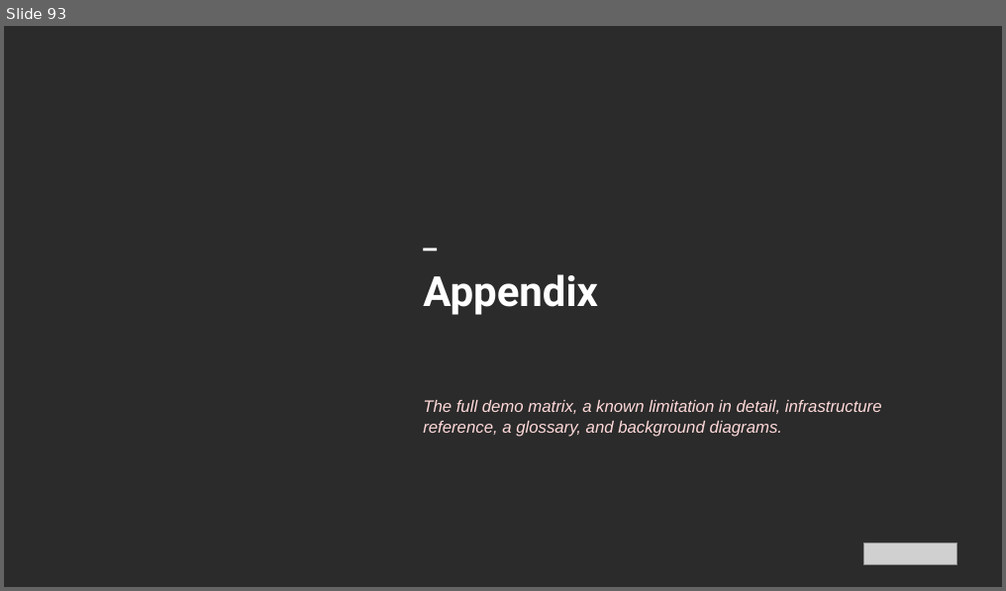
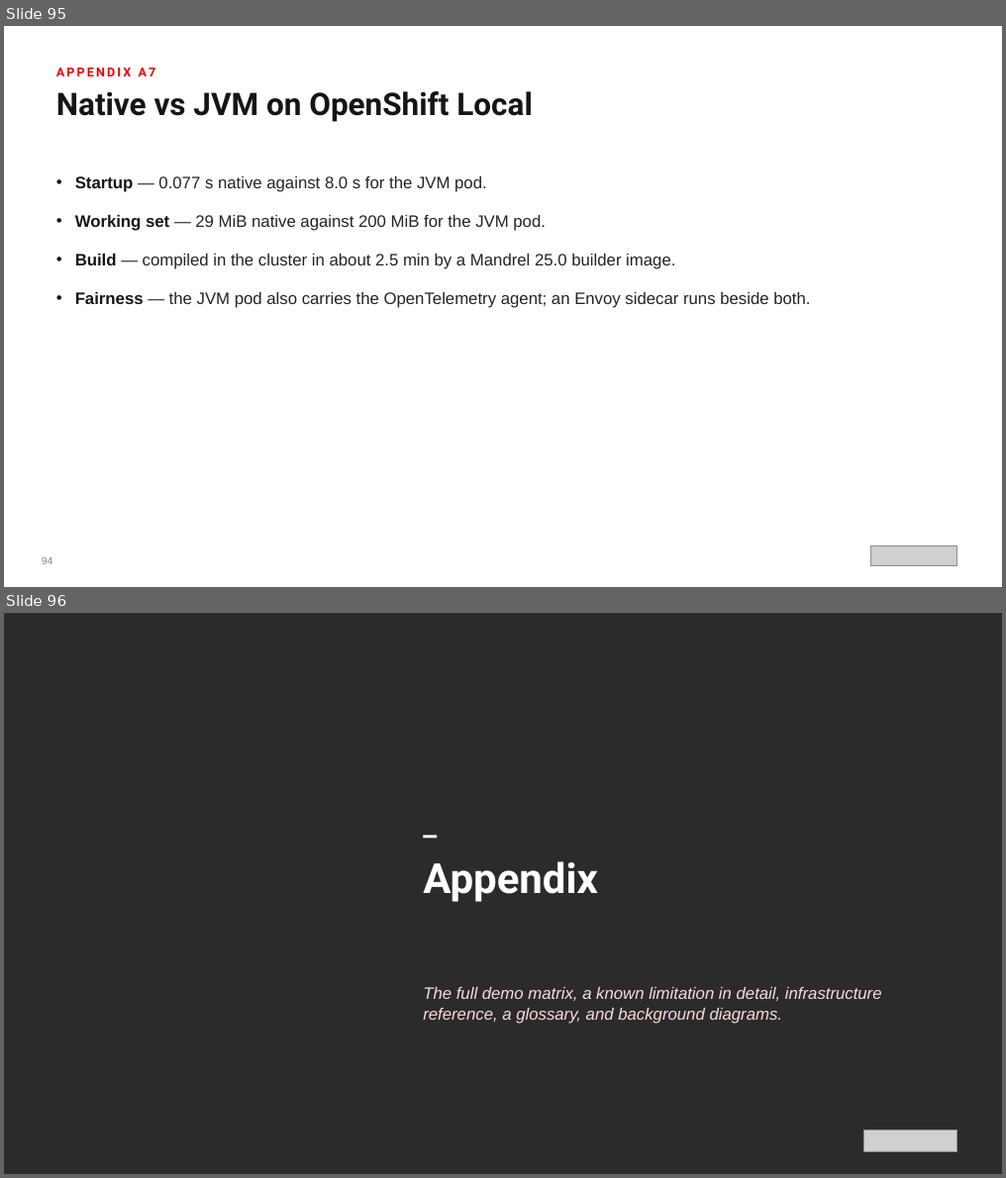
Before and after one commit to patterncatalyst/datamesh-reference-arch-quarkus, a slide deck: presentation/datamesh-201/Datamesh-201-Quarkus-r1.2.pptx. Shown one above the other, each under a label of ours: slide 93 before the commit, slides 95 and 96 after it. The pictures are 1006x591 and 1006x1178 pixels, drawn with LibreOffice and Linux fonts; fonts in the diff are those of the drawing; grey boxes stand for pictures; background and template pictures are left out; a plain dark background stands for a picture behind light text. Boxes give left, top, right and bottom in pixels: in the first picture for what was removed or moved away, otherwise in the second. Text is boxed around its words. In the diff, an @@ line names an element or a change of style, - is before the commit and + after.

```diff
--- a/presentation/datamesh-201/Datamesh-201-Quarkus-r1.2.pptx
+++ b/presentation/datamesh-201/Datamesh-201-Quarkus-r1.2.pptx
@@ slide 95 added at (x1=4, y1=26, x2=1002, y2=587), background #FFFFFF @@
@@ text added at (x1=56, y1=68, x2=156, y2=76), 12 pt, text #EE0000, bold @@
+APPENDIX A7
@@ text added at (x1=56, y1=91, x2=532, y2=122), 30 pt, text #151515, bold @@
+Native vs JVM on OpenShift Local
@@ text added at (x1=75, y1=176, x2=810, y2=308), 16 pt, text #242424 @@
+• Startup — 0.077 s native against 8.0 s for the JVM pod.
+• Working set — 29 MiB native against 200 MiB for the JVM pod.
+• Build — compiled in the cluster in about 2.5 min by a Mandrel 25.0 builder image.
+• Fairness — the JVM pod also carries the OpenTelemetry agent; an Envoy sidecar runs beside both.
@@ text added at (x1=42, y1=558, x2=54, y2=565), 10 pt, text #8A8A8A @@
+94
@@ picture added at (x1=871, y1=547, x2=957, y2=567) @@
@@ what was slide 93 is now slide 96 @@
```
Also in this commit, not shown: 13 slides changed, 2 other slides added, 50 other files.
